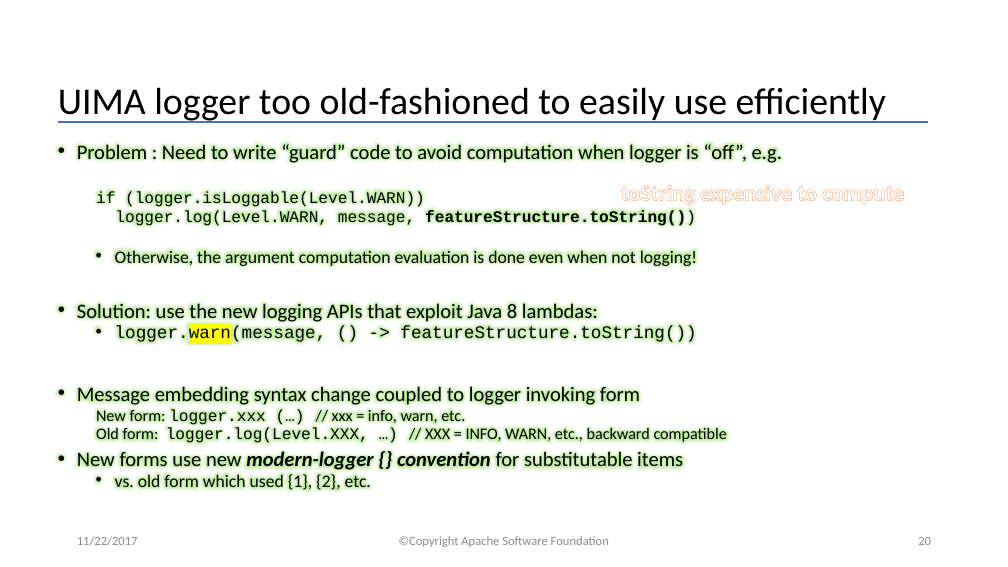
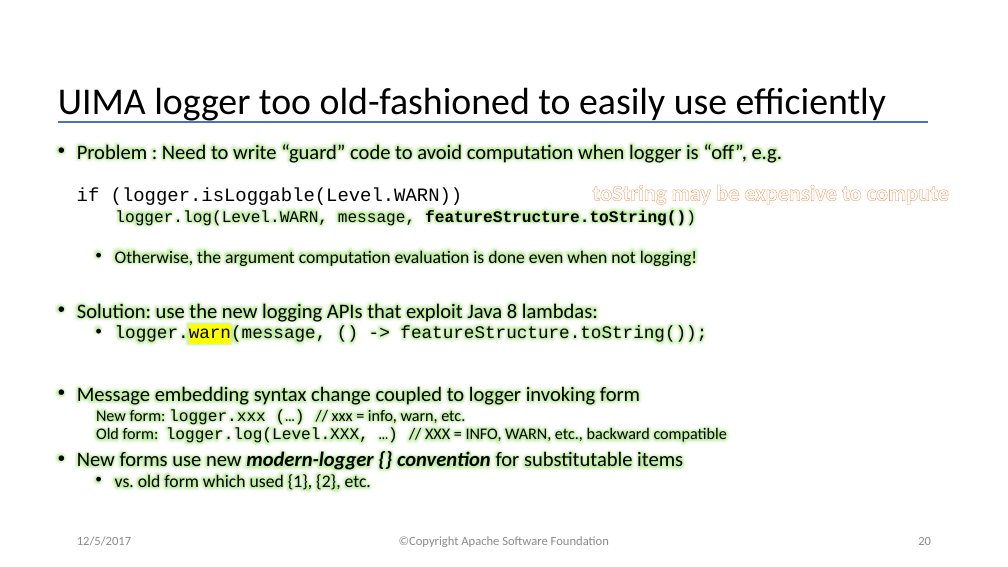
Before and after one commit to apache/uima-site, a slide deck: slide 20 of docs/downloads/uv3/UIMA_V3_Programmers_Solutions.pptx. Drawn at 1008x567 pixels with LibreOffice and Linux fonts; fonts in the diff are those of the drawing. Boxes give left, top, right and bottom in pixels: in the first picture for what was removed or moved away, otherwise in the second. Text is boxed around its words. In the diff, an @@ line names an element or a change of style, - is before the commit and + after.

```diff
--- a/docs/downloads/uv3/UIMA_V3_Programmers_Solutions.pptx
+++ b/docs/downloads/uv3/UIMA_V3_Programmers_Solutions.pptx
@@ text added at bbox=[77, 188, 463, 205], 18 pt, text #000000 @@
+if (logger.isLoggable(Level.WARN))
@@ text at bbox=[593, 185, 949, 205]: text changed @@
-toString expensive to compute
+toString may be expensive to compute
@@ text at bbox=[115, 210, 696, 227]: text changed @@
-  if (logger.isLoggable(Level.WARN))
-  logger.log(Level.WARN, message, featureStructure.toString())
+  logger.log(Level.WARN, message, featureStructure.toString())
@@ text at bbox=[115, 326, 707, 344]: text changed @@
-  • logger.warn(message, () -> featureStructure.toString())
+  • logger.warn(message, () -> featureStructure.toString());
@@ text at bbox=[77, 536, 131, 545]: text changed @@
-11/22/2017
+12/5/2017
```
Also in this commit, not shown: 29 other slides changed.
